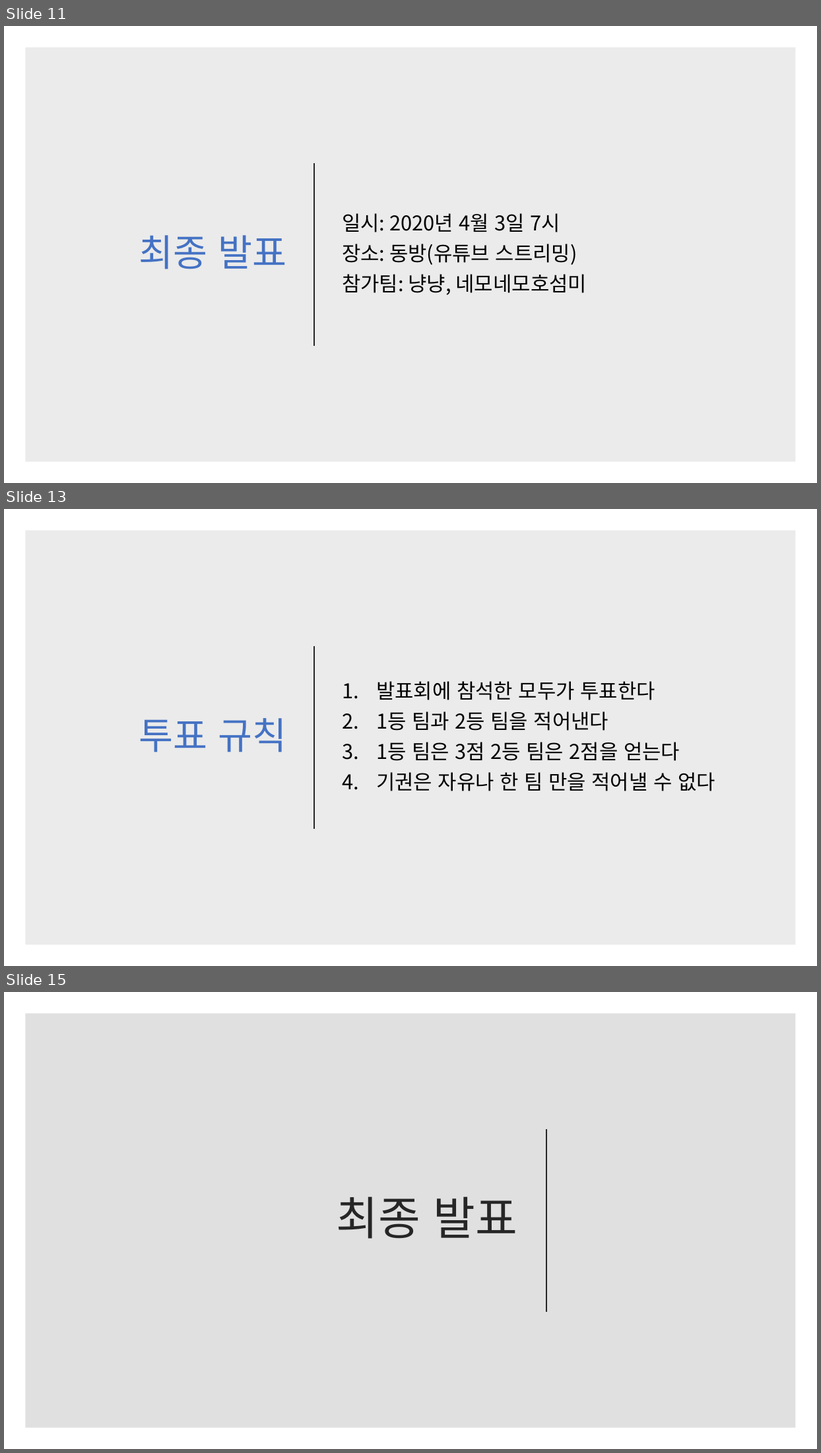
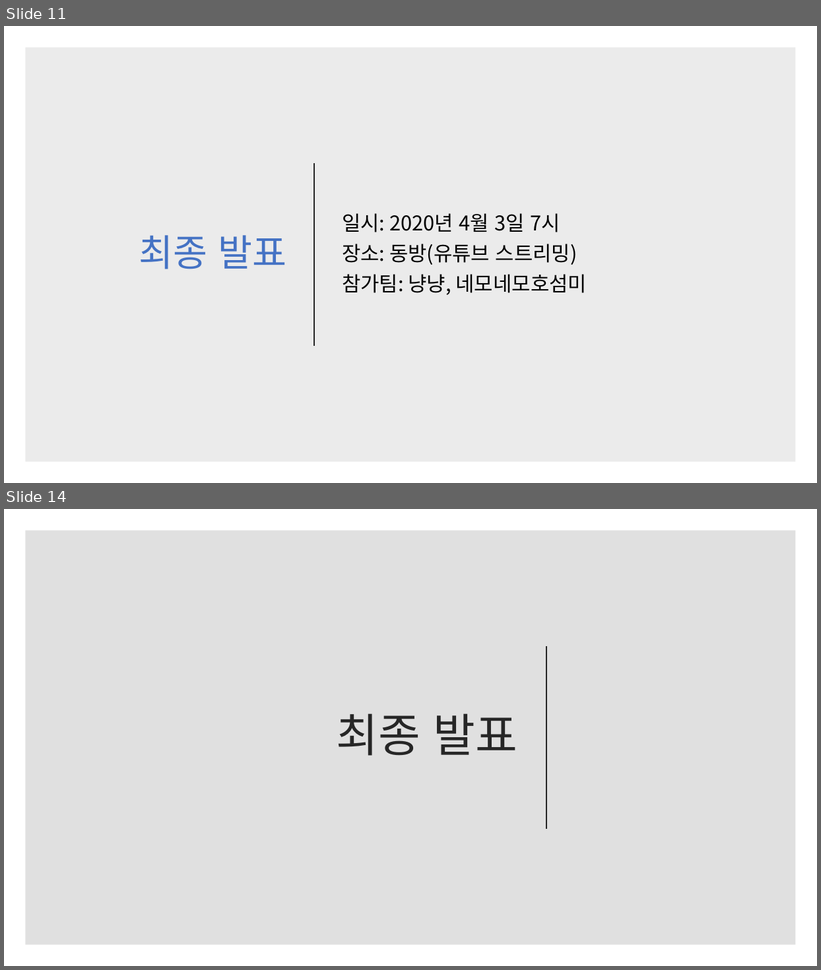
Before and after one commit to kjh99660/Study_powerpoint, a slide deck: 튜토리얼_프로젝트_최종발표.pptx. Shown one above the other, each under a label of ours: slides 11, 13 and 15 before the commit, slides 11 and 14 after it; the slides between them are not shown. The pictures are 821x1453 and 821x970 pixels, drawn with LibreOffice and Linux fonts; fonts in the diff are those of the drawing. Boxes give left, top, right and bottom in pixels: in the first picture for what was removed or moved away, otherwise in the second. Text is boxed around its words. In the diff, an @@ line names an element or a change of style, - is before the commit and + after.

```diff
--- a/튜토리얼_프로젝트_최종발표.pptx
+++ b/튜토리얼_프로젝트_최종발표.pptx
@@ slide 13 removed at (4, 509, 817, 966), background #FFFFFF @@
@@ rectangle removed at (25, 530, 796, 945) @@
@@ line removed from (314, 646) to (314, 829) @@
@@ text removed at (376, 681, 715, 791) @@
-1. 발표회에 참석한 모두가 투표한다
-2. 1등 팀과 2등 팀을 적어낸다
-3. 1등 팀은 3점 2등 팀은 2점을 얻는다
-4. 기권은 자유나 한 팀 만을 적어낼 수 없다
@@ title removed at (139, 718, 286, 753) @@
-투표 규칙
@@ what was slide 15 is now slide 14 @@
```
Also in this commit, not shown: 3 slides changed, 3 other files.
